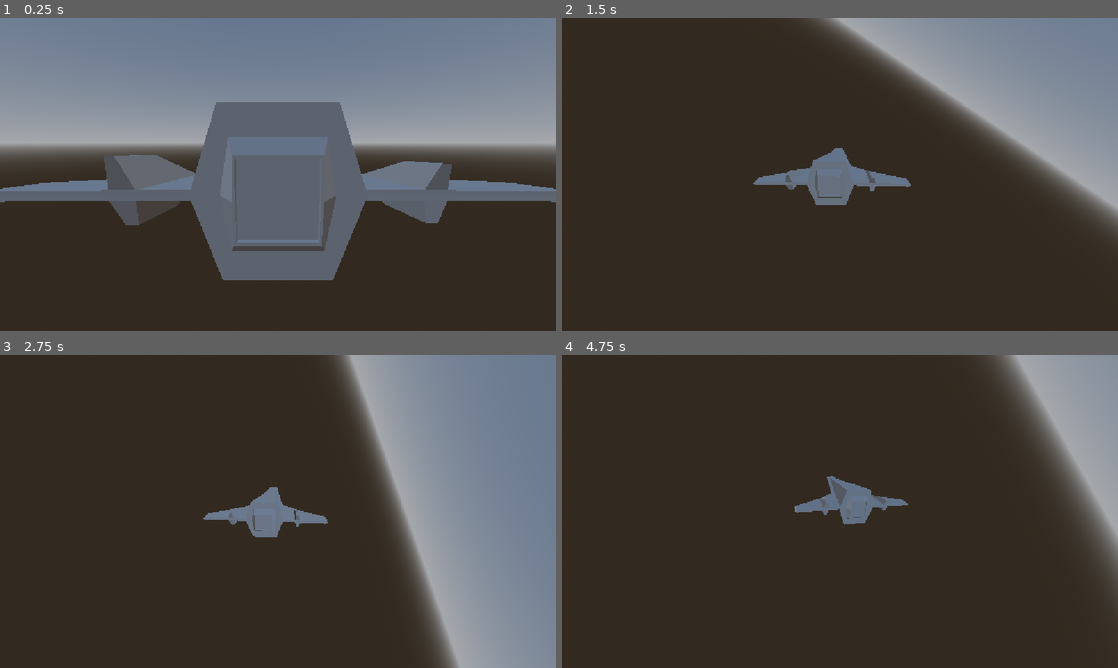
Above: before the commit, frames 1-4 (two rows, left to right).
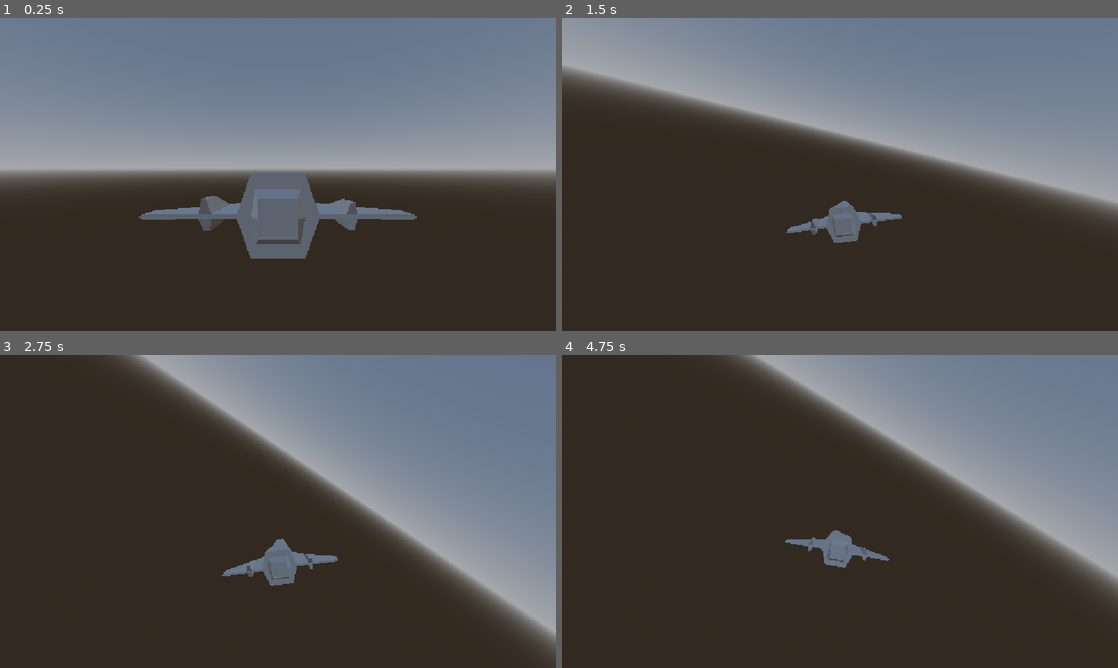
Above: after the commit, the same moments.

Repository: EJC300/Space-Template
Game: Godot game, scene res://scenes/test.tscn
Same seed, same stepped clock (60 frames per second), same inputs: the game is played once before the commit and once after it. The project has no main scene, so this scene is started directly.
Inputs (mouse positions are in pixels of both pictures, inside the frame that each line leads up to):
- Up to frame 1 (0.25 s): no input
- Up to frame 2 (1.5 s): move the mouse to (962, 158) at 0.52 s; hold E (roll_right) 0.53-1.28 s; tap Z (lower) at 0.6 s; move the mouse to (728, 190) at 1.27 s; hold S (throttle_down) from 1.28 s (still down); tap X (raise) at 1.35 s
- Up to frame 3 (2.75 s): move the mouse to (333, 442) at 2.02 s; release S (throttle_down) at 2.03 s; hold E (roll_right) from 2.03 s (still down); tap Z (lower) at 2.1 s
- Up to frame 4 (4.75 s): move the mouse to (812, 574) at 2.77 s; release E (roll_right) at 2.78 s; hold W (throttle_up) 2.78-3.53 s; tap X (raise) at 2.85, 4.35 s; move the mouse to (1006, 558) at 3.52 s; hold Q (roll_left) from 3.53 s (still down); tap Z (lower) at 3.6 s; move the mouse to (673, 464) at 4.27 s

The runs differ from the first frame. In frame 1, 25% of the frame differs, in the area x 0-100%, y 26-84%; in frame 2, 33%, in the area x 0-100%, y 0-72%; in frame 3, 27%; in frame 4, 29%.

Commit message:
Fixed a major issue with coordinates

Diff:
--- a/space-flight-template/resources/test_ship.tres
+++ b/space-flight-template/resources/test_ship.tres
@@ -10,9 +10,9 @@
 thrust_reverse = 50.0
 thrust_strafe = 25.0
 thrust_vertical = 16.0
-thrust_roll = 400.0
-thrust_pitch = 100.0
-max_speed = 1.0
+thrust_roll = 12.0
+thrust_pitch = 5.0
+max_speed = 45.0
 max_reverse_speed = 5.0
 drag_amount = 1.0
 angular_drag_amount = 25.0
--- a/space-flight-template/scenes/test.tscn
+++ b/space-flight-template/scenes/test.tscn
@@ -44,10 +44,10 @@
 script = ExtResource("1_errlg")
 target = NodePath("../TestShip")
 world_up_change_speed = 45.0
-look_speed = 40.0
-max_follow_distance = 10.195
+look_speed = 1.0
+max_follow_distance = 10.0
 follow_height = 5.0
-max_target_speed = 100.0
+max_target_speed = 25.0
 metadata/_custom_type_script = "uid://di16pcml4yljd"
 
 [node name="Camera3D" type="Camera3D" parent="ChaseCamera" unique_id=1567717482]
--- a/space-flight-template/ship_scripts/player_input_component.gd
+++ b/space-flight-template/ship_scripts/player_input_component.gd
@@ -14,21 +14,28 @@
 #----Mouse_Steering-----:
 
 func get_mouse_steer():
-	var delta = Engine.get_physics_ticks_per_second() * Engine.get_physics_ticks_per_second()
-	var center_screen = get_chase_camera().get_window().size * 0.5
-	var mouse_position_screen = get_chase_camera().get_viewport().get_mouse_position()
-	var distance = mouse_position_screen.distance_to(center_screen)
-	distance /= radius
-	var mouse_world_position = get_chase_camera().project_position(mouse_position_screen,100.0)
-	var cursor_ship_local_position =ship.basis.inverse().get_rotation_quaternion() * mouse_world_position
-	var ship_forward = ship.basis.z
-	var direction = (cursor_ship_local_position - ship_forward)
+	var cam = get_chase_camera()
+	var center = cam.get_window().size * 0.5
+	var mouse_pos = cam.get_viewport().get_mouse_position()
 
-	if distance > dead_zone:
-		return direction.normalized()
-	else:
-		cursor_ship_local_position = cursor_ship_local_position.move_toward(Vector3.ZERO,delta)
-	return Vector3.ZERO
+	var dist = mouse_pos.distance_to(center)
+	dist /= radius
+
+
+	if dist <= dead_zone:
+		return Vector3.ZERO
+
+	var mouse_world = cam.project_position(mouse_pos, 100.0)
+
+
+	var mouse_local = ship.global_transform.affine_inverse() * mouse_world
+
+
+	var forward = Vector3.FORWARD
+	var target_dir = (mouse_local - forward).normalized()
+
+	return target_dir
+
 
 
 func set_input_axis():
--- a/space-flight-template/space_ship_components/scripts/ship_controller.gd
+++ b/space-flight-template/space_ship_components/scripts/ship_controller.gd
@@ -1,66 +1,59 @@
 extends Node3D
 
 class_name ShipComponent
+
 var ship_thrust: Vector3
 var ship_steer : Vector3
-var final_limited_velocity : Vector3
 
-func update_ship_physics_state(thrust_input : Vector3,steer_input: Vector3,state : PhysicsDirectBodyState3D, ship_data: ShipData):
+func update_ship_physics_state(thrust_input: Vector3, steer_input: Vector3, state: PhysicsDirectBodyState3D, ship_data: ShipData):
 	var delta = state.step
-	var global_rotation_quaternion = state.transform.basis.get_rotation_quaternion()
-	var inverse_rotation = global_rotation_quaternion.inverse()
 
-	var local_velocity = inverse_rotation * state.linear_velocity
-	var local_angular_velocity = inverse_rotation * state.angular_velocity
 
-	var speed_squard = pow(state.linear_velocity.length(),2)
-	var angular_speed_squard = pow(state.angular_velocity.length(),2)
-	var velocity_normalized = state.linear_velocity.normalized()
-	var angular_velocity_normalized = state.angular_velocity.normalized()
+	var ship_basis = state.transform.basis
 
-	#-----Acclerate with the thrust_input of course throttle
+
+	var local_velocity = ship_basis.get_rotation_quaternion().inverse() * state.linear_velocity
+	var local_angular = ship_basis.get_rotation_quaternion().inverse() * state.angular_velocity
+
 
 	ship_thrust.z = thrust_input.z * ship_data.thrust_forward
-
 	ship_thrust.y = thrust_input.y * ship_data.thrust_vertical
 	ship_thrust.x = thrust_input.x * ship_data.thrust_strafe
 
-	#----Arcade Style Drag To Slow Down
-	var space_drag = -velocity_normalized * 0.5 * speed_squard * ship_data.drag_amount
-	#----Arcade Torque Drag
-	var space_rotational_drag = -angular_velocity_normalized * 0.5 * angular_speed_squard * ship_data.angular_drag_amount
+
+	local_velocity += ship_thrust * delta
 
 
+	var drag_x = -local_velocity.x * abs(local_velocity.x) * ship_data.drag_amount
+	var drag_y = -local_velocity.y * abs(local_velocity.y) * ship_data.drag_amount
+	var drag_z = -local_velocity.z * abs(local_velocity.z) * ship_data.drag_amount
 
-	#-----Turn with steer
-	ship_steer = steer_input* delta
-	ship_steer.x *= ship_data.thrust_pitch
-	ship_steer.y *= ship_data.thrust_yaw
-	ship_steer.z *= ship_data.thrust_roll
+	local_velocity += Vector3(drag_x, drag_y, drag_z) * delta
 
 
+	var limit_z = clampf(local_velocity.z, -ship_data.max_speed, ship_data.max_reverse_speed)
+	var limit_x = clampf(local_velocity.x, -ship_data.max_maneuver_speed, ship_data.max_maneuver_speed)
+	var limit_y = clampf(local_velocity.y, -ship_data.max_maneuver_speed, ship_data.max_maneuver_speed)
 
-	#----Apply Velocity Directly To State
-
-	local_velocity += (ship_thrust + space_drag) * delta
-	local_angular_velocity += (ship_steer + space_rotational_drag) * delta
+	local_velocity.z = lerp(local_velocity.z, limit_z, ship_data.thrust_reverse * delta)
+	local_velocity.x = lerp(local_velocity.x, limit_x, ship_data.thrust_reverse * delta)
+	local_velocity.y = lerp(local_velocity.y, limit_y, ship_data.thrust_reverse * delta)
 
 
-	#----Apply Agnular Velocity Directly To State
-	state.angular_velocity = ship_steer + space_rotational_drag
-	state.angular_velocity = state.transform.basis.get_rotation_quaternion()  *state.angular_velocity
+	ship_steer.x = steer_input.x * ship_data.thrust_pitch
+	ship_steer.y = steer_input.y * ship_data.thrust_yaw
+	ship_steer.z = steer_input.z * ship_data.thrust_roll
 
-		#-----Limit Speed at all axis
-	final_limited_velocity.z = clampf(local_velocity.z,-ship_data.max_speed,ship_data.max_reverse_speed)
-	final_limited_velocity.y = clampf(local_velocity.y,-ship_data.max_maneuver_speed,ship_data.max_maneuver_speed)
-	final_limited_velocity.x = clampf(local_velocity.x,-ship_data.max_maneuver_speed,ship_data.max_maneuver_speed)
 
-	local_velocity = lerp(local_velocity, final_limited_velocity, ship_data.thrust_reverse * delta)
+	local_angular += ship_steer * delta
 
-	#----Limit rotation Speed
-	if abs(local_angular_velocity.length()) > ship_data.max_angular_speed:
-		local_angular_velocity = local_angular_velocity.normalized() * ship_data.max_angular_speed
 
-	state.linear_velocity = global_rotation_quaternion * local_velocity
-	state.angular_velocity = global_rotation_quaternion * local_angular_velocity
-	print(state.linear_velocity)
+	var rot_drag = -local_angular * local_angular.length() * ship_data.angular_drag_amount
+	local_angular += rot_drag * delta
+
+
+	if local_angular.length() > ship_data.max_angular_speed:
+		local_angular = local_angular.normalized() * ship_data.max_angular_speed
+
+	state.linear_velocity = ship_basis.get_rotation_quaternion() * local_velocity
+	state.angular_velocity = ship_basis.get_rotation_quaternion() * local_angular
--- a/space-flight-template/systems/chase_camera.gd
+++ b/space-flight-template/systems/chase_camera.gd
@@ -29,14 +29,26 @@
 	global_transform = current_transform
 
 
-func look_target(dt : float):
-	var direction = (target.global_position  - global_position).normalized()
-	var world_up_dir = target.transform.basis.y.cross(Vector3.RIGHT)
-	world_up_dir =target.basis.get_rotation_quaternion() * world_up_dir.lerp(Vector3.UP,dt * world_up_change_speed)
-	var current_rotation =  Basis.looking_at(direction,world_up_dir)
-	var new_rotation = current_rotation
-	camera_on_target.look_at(target.global_position +target.basis.get_rotation_quaternion() *target.basis.z * -2,world_up_dir)
-	global_transform.basis = global_transform.basis.slerp( new_rotation,look_speed * dt)
+func look_target(dt: float):
+
+	var to_target = target.global_position - global_position
+	if to_target.is_zero_approx():
+		return
+	var direction = to_target.normalized()
+
+	var world_up_dir = target.global_basis.y
+
+
+	var target_basis = Basis.looking_at(direction, world_up_dir)
+
+
+	global_basis = global_basis.slerp(target_basis, look_speed * dt).orthonormalized()
+
+
+	var target_chase_pos = target.global_position + (target.global_basis.z * 15.0) + (target.global_basis.y * 3.0)
+	global_position = global_position.lerp(target_chase_pos, look_speed * dt)
+
 func _physics_process(delta: float) -> void:
+	top_level = true
 	chase_target(delta)
 	look_target(delta)
